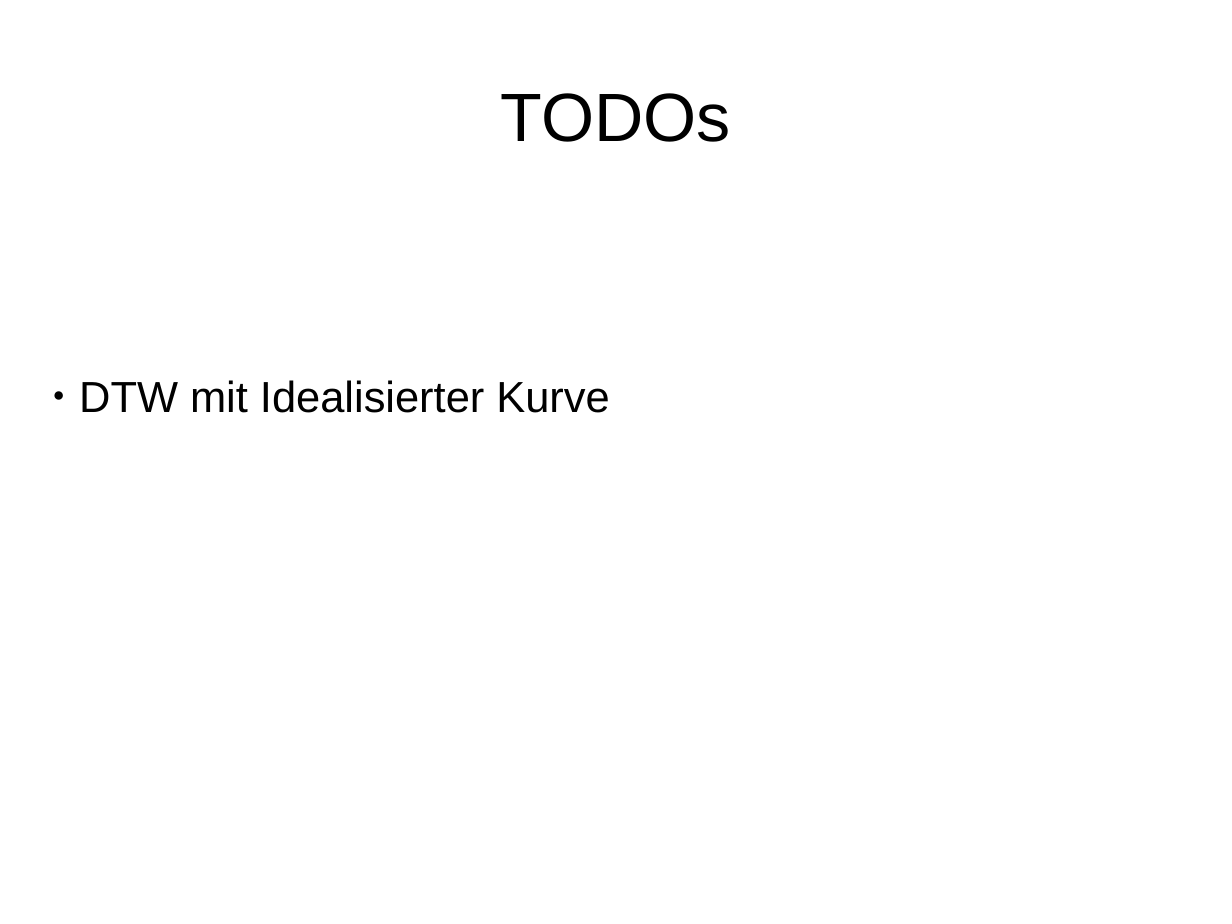
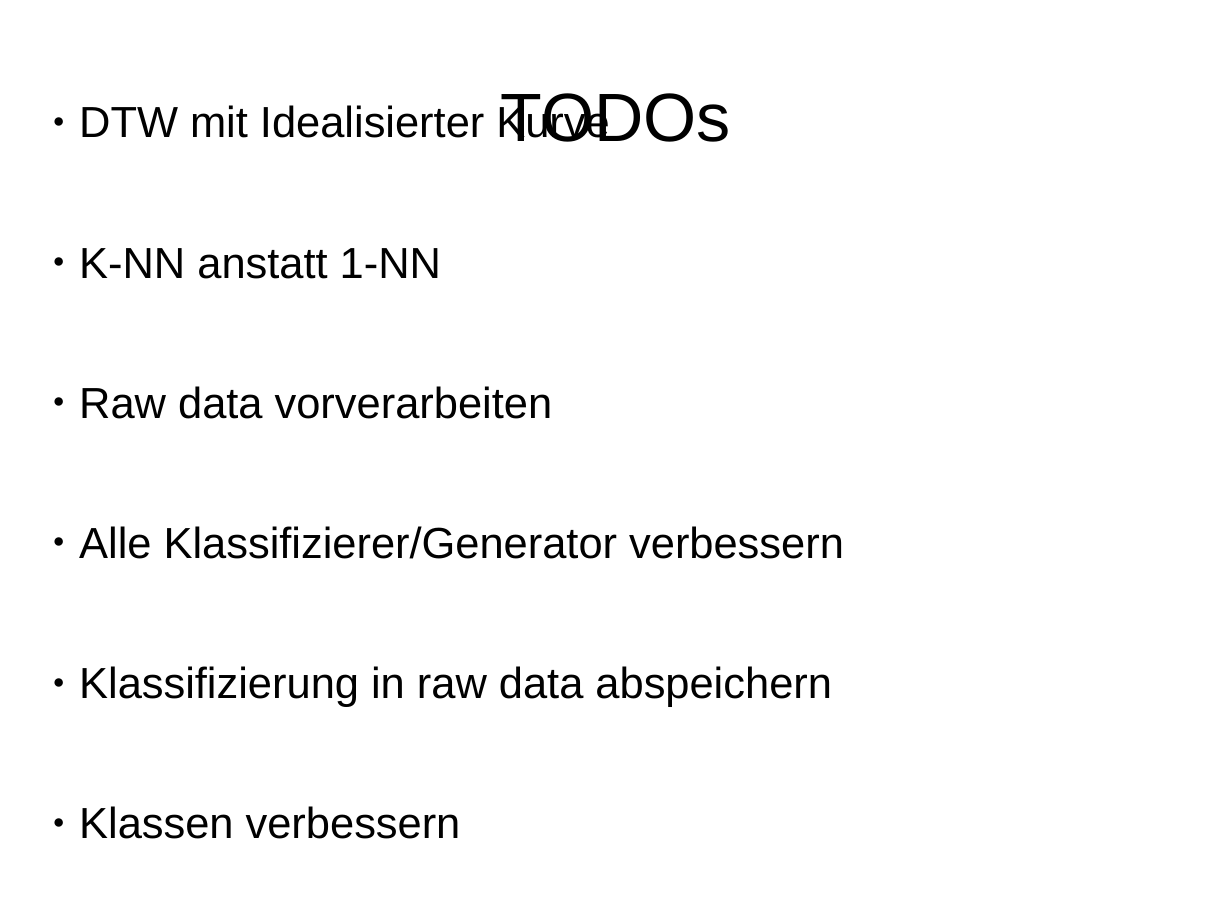
Before and after one commit to HannahSyrek/MTAnalysisOfCGMCurves, a slide deck: slide 2 of presentations/presentation_11_04_18.odp. Drawn at 1232x924 pixels with LibreOffice and Linux fonts; fonts in the diff are those of the drawing. Boxes give left, top, right and bottom in pixels: in the first picture for what was removed or moved away, otherwise in the second. Text is boxed around its words. In the diff, an @@ line names an element or a change of style, - is before the commit and + after.

```diff
--- a/presentations/presentation_11_04_18.odp
+++ b/presentations/presentation_11_04_18.odp
@@ subtitle "DTW mit Idealisierter Kurve": place and size @@
-subtitle "DTW mit Idealisierter Kurve" at [79, 380, 609, 413]
+subtitle "DTW mit Idealisierter Kurve" at [79, 103, 844, 839]
@@ subtitle at [79, 103, 609, 142]: more space between paragraphs @@
@@ subtitle at [79, 248, 844, 839]: paragraphs added @@
+● K-NN anstatt 1-NN
+● Raw data vorverarbeiten
+● Alle Klassifizierer/Generator verbessern
+● Klassifizierung in raw data abspeichern
+● Klassen verbessern
```
Also in this commit, not shown: 2 other slides changed, 7 slides added, 50 other files.
